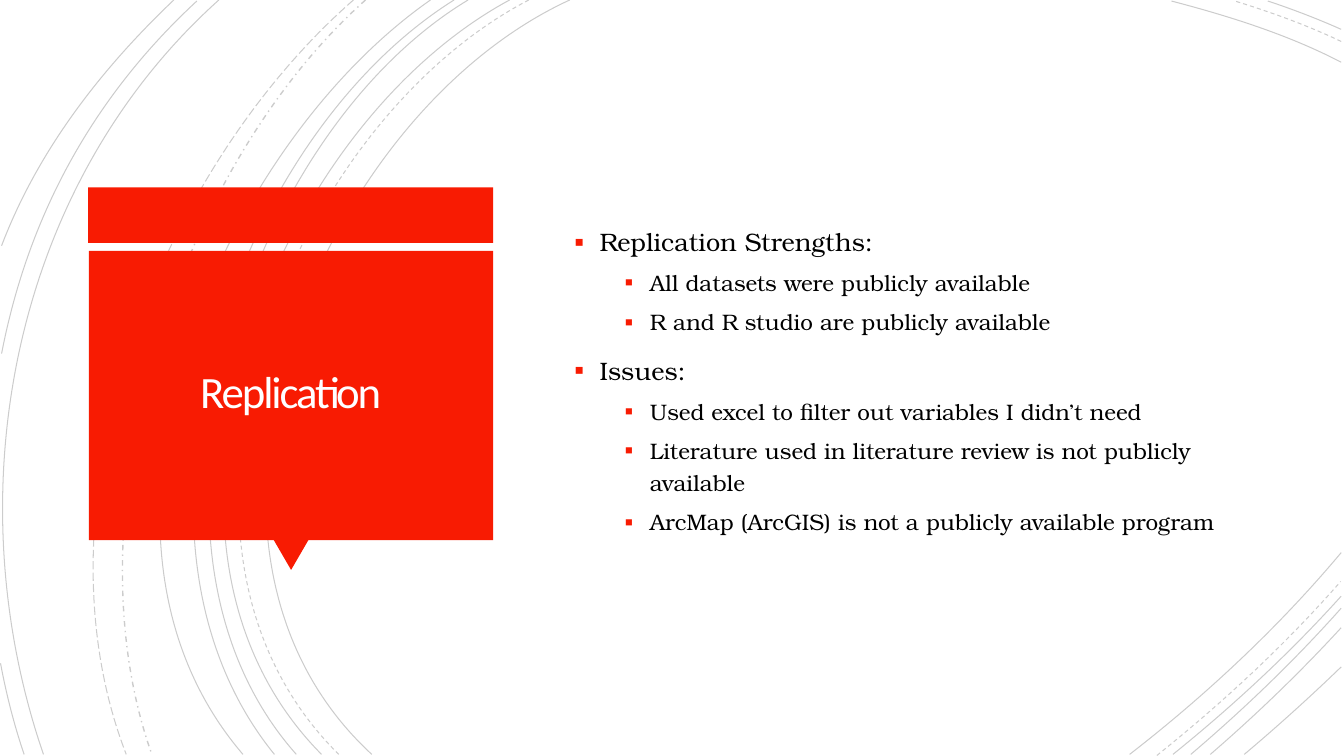
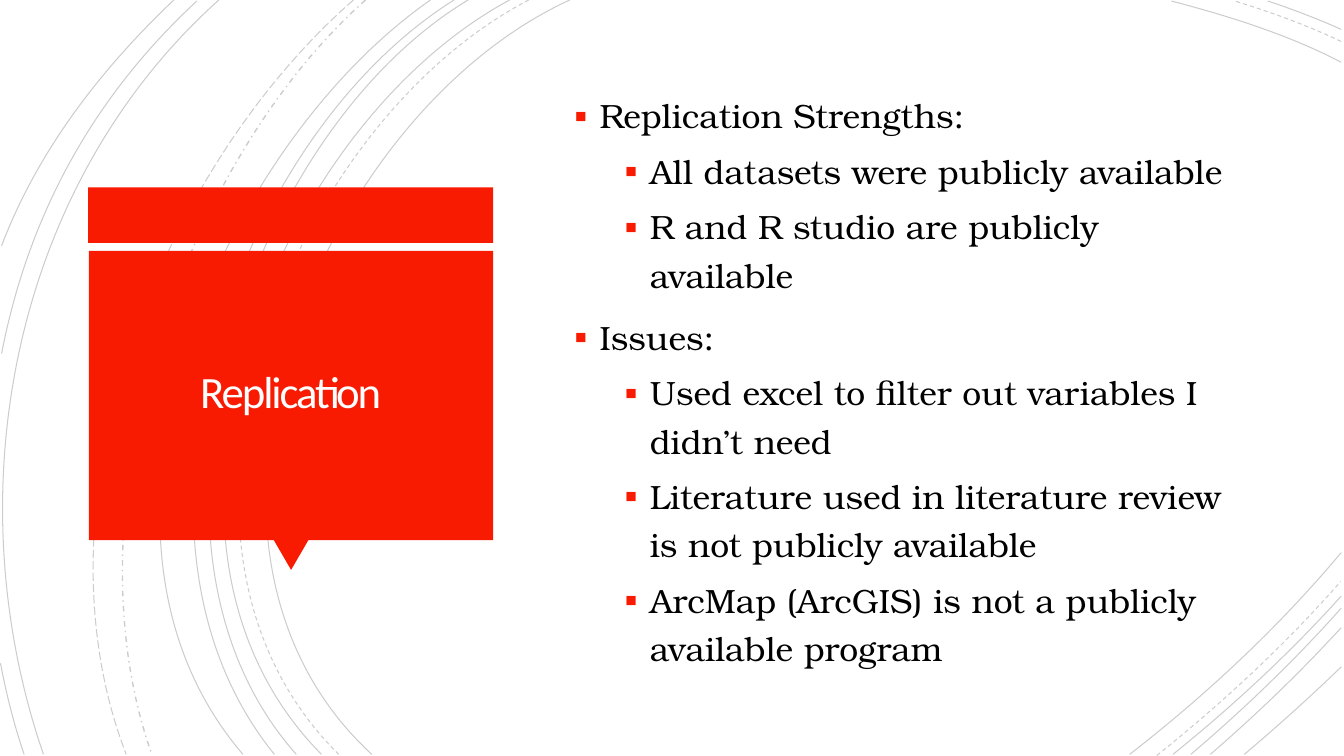
Before and after one commit to cnagbim/Data-Management-Final-Project-Agbim, a slide deck: slide 16 of writing_literature_present/final_presentation.pptx. Drawn at 1344x756 pixels with LibreOffice and Linux fonts; fonts in the diff are those of the drawing. Boxes give left, top, right and bottom in pixels: in the first picture for what was removed or moved away, otherwise in the second. Text is boxed around its words. In the diff, an @@ line names an element or a change of style, - is before the commit and + after.

```diff
--- a/writing_literature_present/final_presentation.pptx
+++ b/writing_literature_present/final_presentation.pptx
@@ text "Replication Strengths:" at bbox=[600, 104, 1222, 669]: size 18 to 24 pt in "Replication Strengths:", "Issues:"; size 16 to 24 pt in "All datasets were publicly available", "R and R studio are publicly available", "Used excel to filter out variables I ...", "Literature used in literature review is not ..." and 1 more places @@
```
Also in this commit, not shown: 12 other slides changed, 3 slides added, 3 slides removed, 1 other file.
